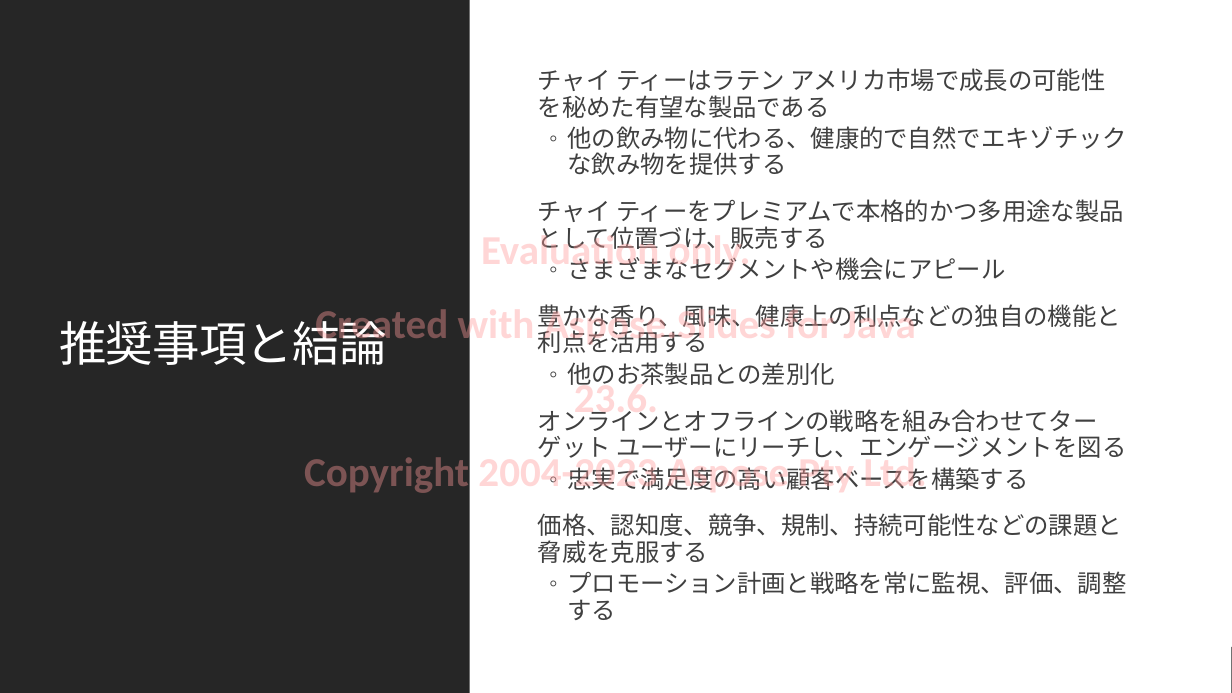
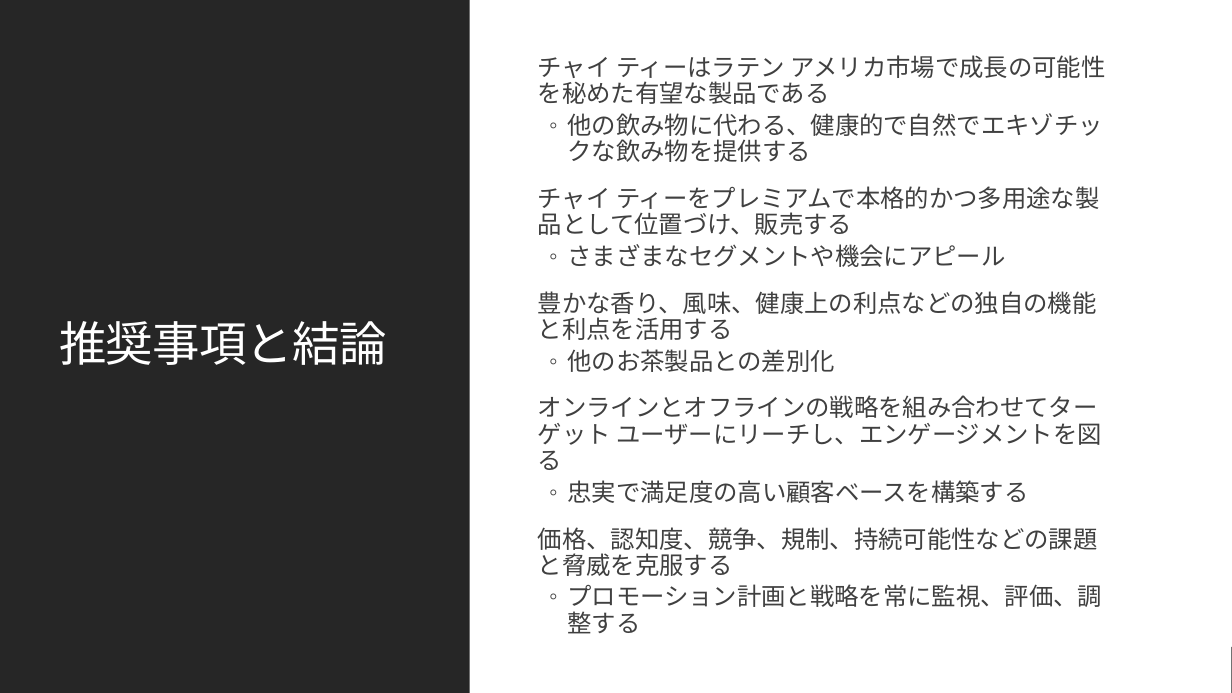
Before and after one commit to MicrosoftLearning/MS-4004-Empower-workforce-copilot-use-cases.ja-jp, a slide deck: slide 14 of ResourceFiles/Mystic Spice Premium Chai Market Analysis Presentation.pptx. Drawn at 1232x693 pixels with LibreOffice and Linux fonts; fonts in the diff are those of the drawing. Boxes give left, top, right and bottom in pixels: in the first picture for what was removed or moved away, otherwise in the second. Text is boxed around its words. In the diff, an @@ line names an element or a change of style, - is before the commit and + after.

```diff
--- a/ResourceFiles/Mystic Spice Premium Chai Market Analysis Presentation.pptx
+++ b/ResourceFiles/Mystic Spice Premium Chai Market Analysis Presentation.pptx
@@ text "チャイ ティーはラテン アメリカ市場で成長の可能性を秘めた有望な製品である" rewrapped from box(538, 68, 1127, 620) to box(538, 55, 1105, 634) @@
@@ text removed at box(304, 230, 927, 493) @@
-Evaluation only.
-Created with Aspose.Slides for Java 23.6.
-Copyright 2004-2023 Aspose Pty Ltd.
```
Also in this commit, not shown: 13 other slides changed, 18 other files.
